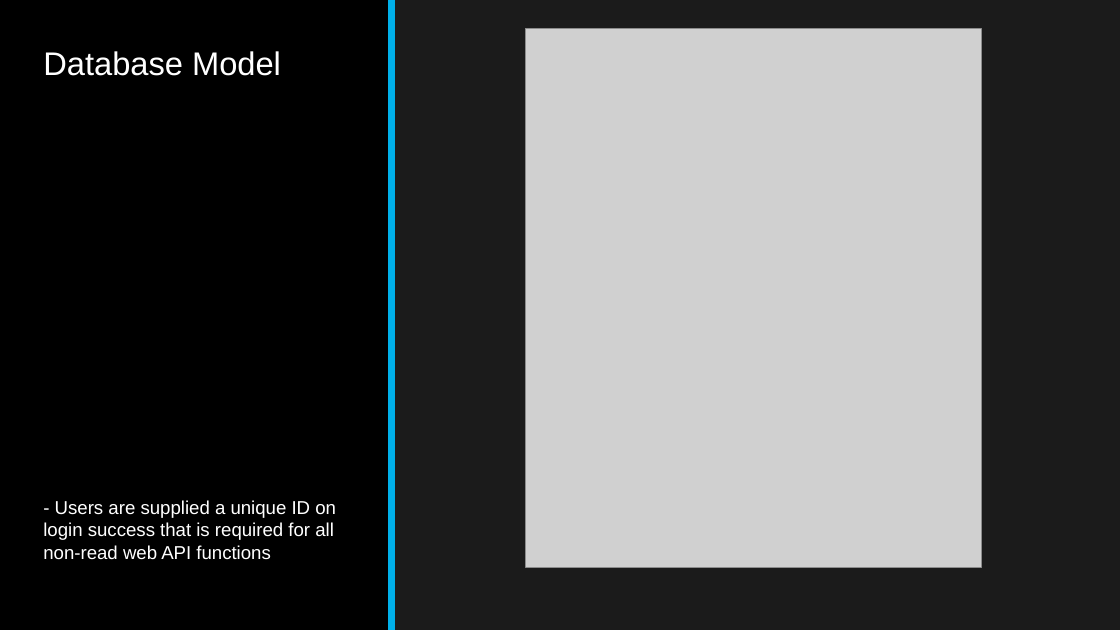
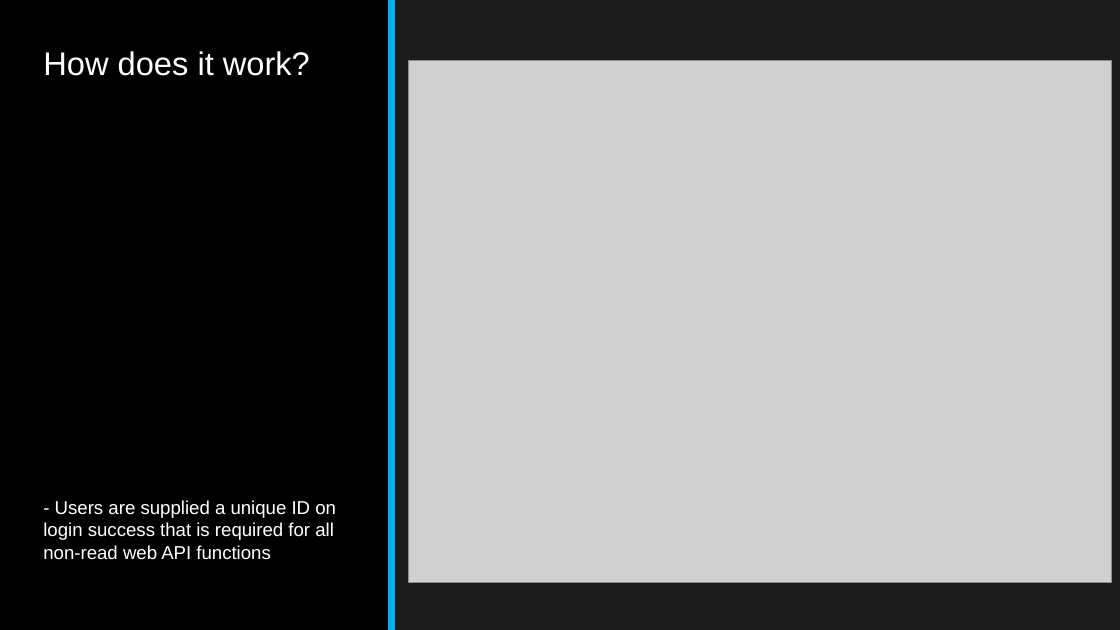
Before and after one commit to ZackE4/Zymsoft, a slide deck: slide 12 of Zymsoft Presentation.pptx. Drawn at 1120x630 pixels with LibreOffice and Linux fonts; fonts in the diff are those of the drawing; grey boxes stand for pictures. Boxes give left, top, right and bottom in pixels: in the first picture for what was removed or moved away, otherwise in the second. Text is boxed around its words. In the diff, an @@ line names an element or a change of style, - is before the commit and + after.

```diff
--- a/Zymsoft Presentation.pptx
+++ b/Zymsoft Presentation.pptx
@@ title at [43, 51, 310, 76]: text changed @@
-Database Model
+How does it work?
@@ picture: place and size @@
-picture at [526, 29, 981, 567]
+picture at [408, 60, 1112, 583]
```
